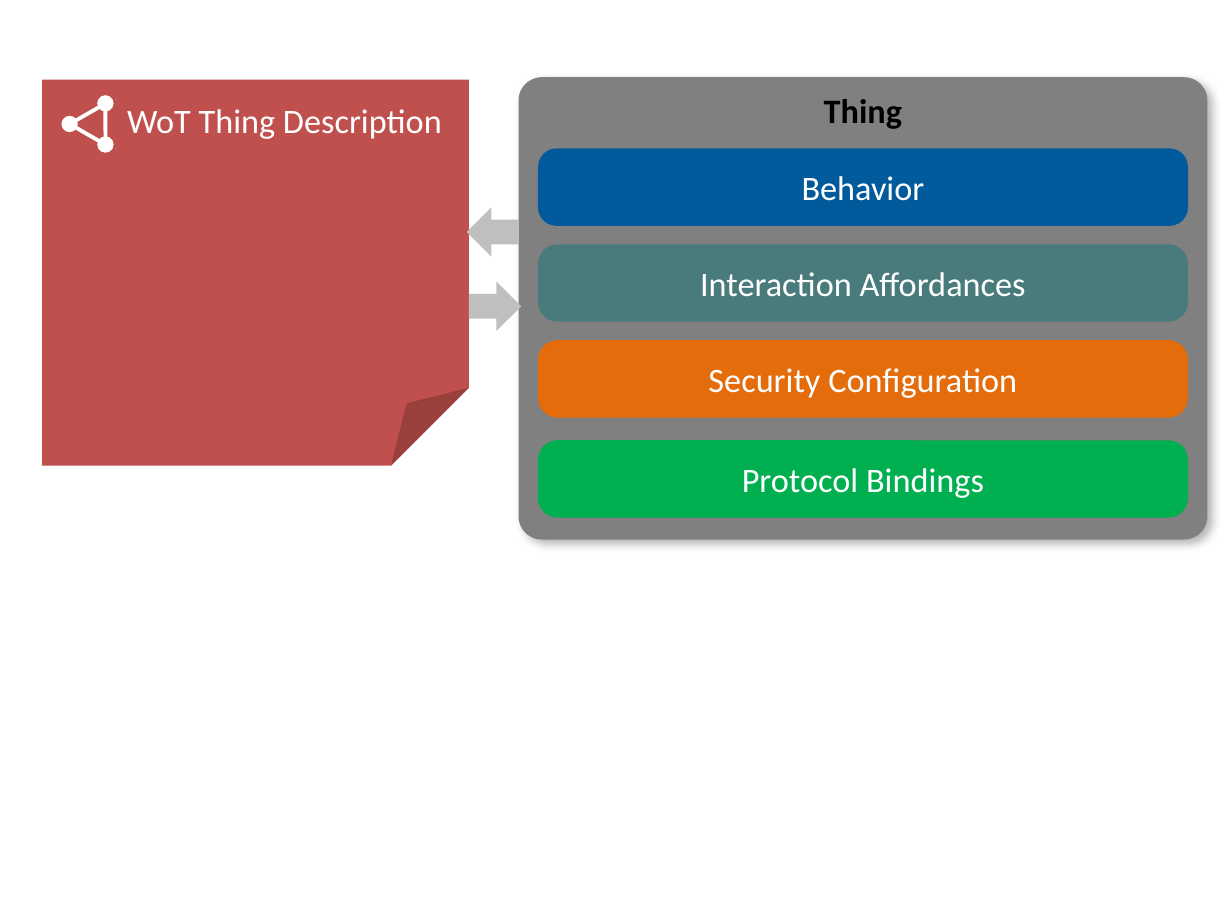
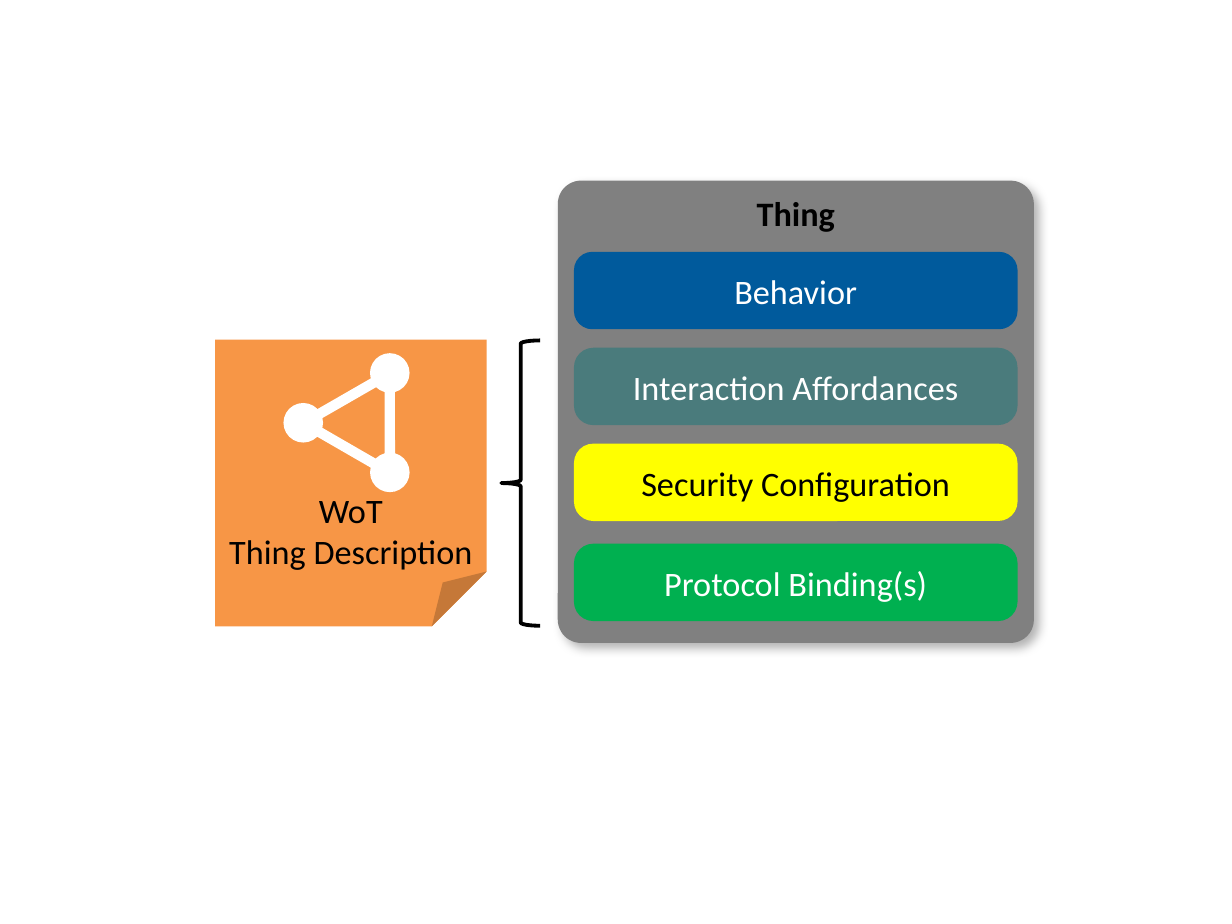
Before and after one commit to w3c/wot-architecture, a slide deck: slide 4 of images/wot-architecture-figures-new2.pptx (slide 5 before the commit). Drawn at 1232x924 pixels with LibreOffice and Linux fonts; fonts in the diff are those of the drawing. Boxes give left, top, right and bottom in pixels: in the first picture for what was removed or moved away, otherwise in the second. Text is boxed around its words. In the diff, an @@ line names an element or a change of style, - is before the commit and + after.

```diff
--- a/images/wot-architecture-figures-new2.pptx
+++ b/images/wot-architecture-figures-new2.pptx
@@ triangle removed at box(70, 93, 123, 145) @@
@@ ellipse removed at box(94, 92, 116, 114) @@
@@ down arrow removed at box(466, 208, 519, 257) @@
@@ rounded rectangle "Thing": place and size @@
-rounded rectangle "Thing" at box(519, 78, 1207, 540)
+rounded rectangle "Thing" at box(558, 181, 1034, 643)
@@ rounded rectangle "Behavior": place and size @@
-rounded rectangle "Behavior" at box(538, 149, 1189, 227)
+rounded rectangle "Behavior" at box(574, 251, 1018, 329)
@@ down arrow removed at box(469, 282, 522, 331) @@
@@ folded corner "WoT Thing Description": place and size @@
-folded corner "WoT Thing Description" at box(42, 80, 468, 466)
+folded corner "WoT Thing Description" at box(216, 340, 487, 627)
@@ folded corner "WoT Thing Description" at box(216, 340, 487, 627): text colour #FFFFFF to #000000; vertical alignment top to bottom; fill #C0504D to #F79646 @@
@@ triangle added at box(303, 348, 433, 473), outline #FFFFFF 6 pt @@
@@ ellipse: place and size @@
-ellipse at box(59, 113, 81, 135)
+ellipse at box(362, 346, 416, 400)
@@ left brace added at box(501, 340, 540, 626), outline #000000 2.25 pt @@
@@ rounded rectangle "Interaction Affordances": place and size @@
-rounded rectangle "Interaction Affordances" at box(538, 244, 1189, 322)
+rounded rectangle "Interaction Affordances" at box(574, 347, 1018, 425)
@@ ellipse at box(276, 396, 330, 450): rotation 30 to 330 degrees @@
@@ ellipse added at box(362, 445, 416, 499), fill #FFFFFF @@
@@ rounded rectangle removed at box(538, 440, 1189, 517) @@
-Protocol Bindings
@@ rounded rectangle "Security Configuration": place and size @@
-rounded rectangle "Security Configuration" at box(538, 340, 1189, 418)
+rounded rectangle "Security Configuration" at box(574, 444, 1018, 521)
@@ rounded rectangle "Security Configuration" at box(574, 444, 1018, 521): text colour #FFFFFF to #000000; fill #E46C0A to #FFFF00 @@
@@ rounded rectangle added at box(574, 543, 1018, 621), fill #00B050, 20 pt, text #FFFFFF @@
+Protocol Binding(s)
```
Also in this commit, not shown: 8 other slides changed.
